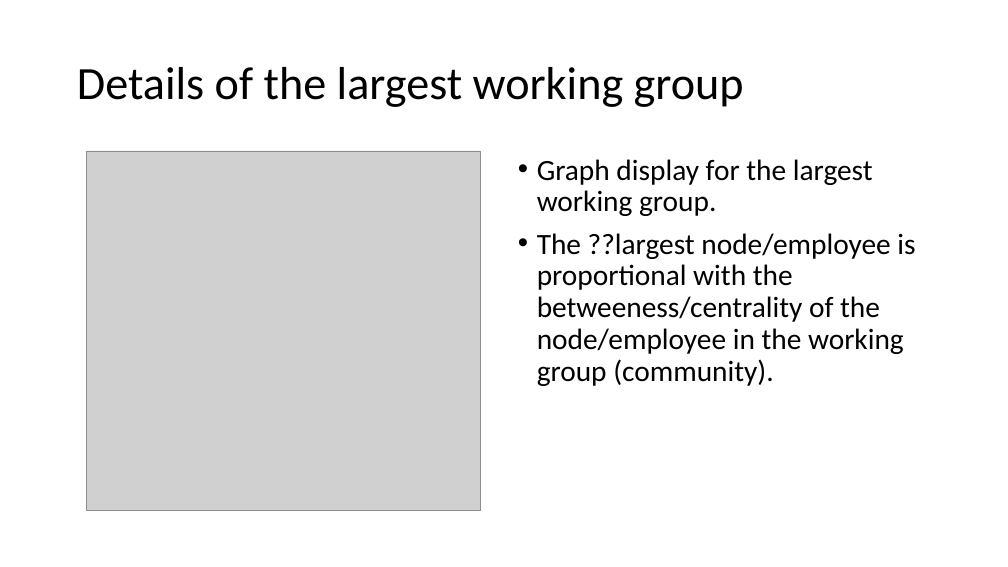
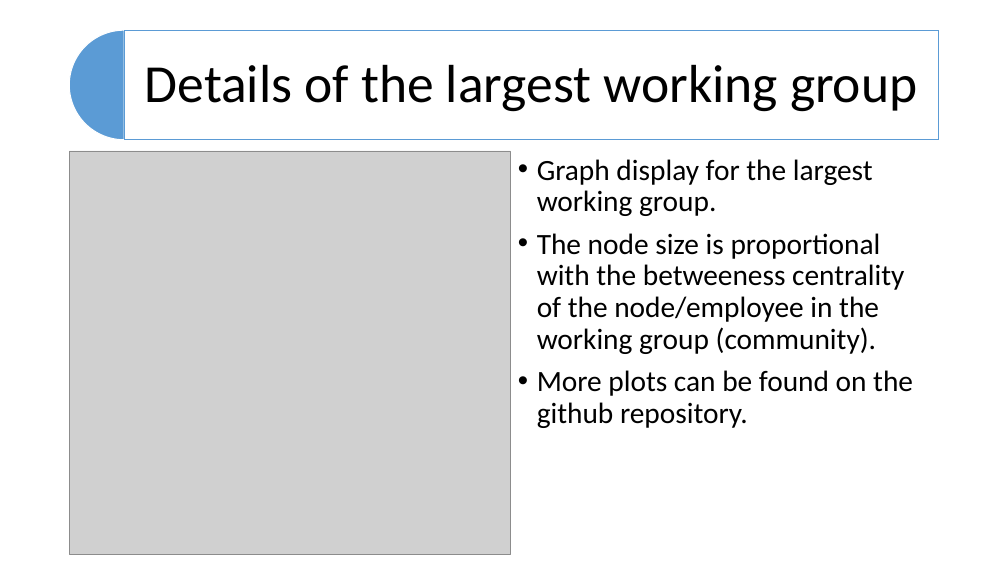
Before and after one commit to dbancea/enron-email-analyses, a slide deck: slide 6 of enron_email_analyses.pptx. Drawn at 1008x567 pixels with LibreOffice and Linux fonts; fonts in the diff are those of the drawing; grey boxes stand for pictures. Boxes give left, top, right and bottom in pixels: in the first picture for what was removed or moved away, otherwise in the second. Text is boxed around its words. In the diff, an @@ line names an element or a change of style, - is before the commit and + after.

```diff
--- a/enron_email_analyses.pptx
+++ b/enron_email_analyses.pptx
@@ pie slice (boxed as its full ellipse) added at <box>70,30,179,140</box>, fill #5B9BD5, outline #FFFFFF 1 pt @@
@@ text "Details of the largest working ...": place and size @@
-text "Details of the largest working ..." at <box>77,67,744,107</box>
+text "Details of the largest working ..." at <box>145,64,917,112</box>
@@ text "Details of the largest working ..." at <box>145,64,917,112</box>: size 44 to 51 pt; alignment left to centre; more space between paragraphs @@
@@ rectangle added at <box>124,30,939,140</box>, fill #FFFFFF at 90% opacity, outline #5B9BD5 1 pt @@
@@ picture: place and size @@
-picture at <box>86,151,480,511</box>
+picture at <box>70,151,510,555</box>
@@ text at <box>537,233,913,428</box>: text changed @@
-• The ??largest node/employee is proportional with the betweeness/centrality of the node/employee in the working group (community).
+• The node size is proportional with the betweeness centrality of the node/employee in the working group (community).
+• More plots can be found on the github repository.
```
Also in this commit, not shown: 7 other slides changed, 4 other files.
